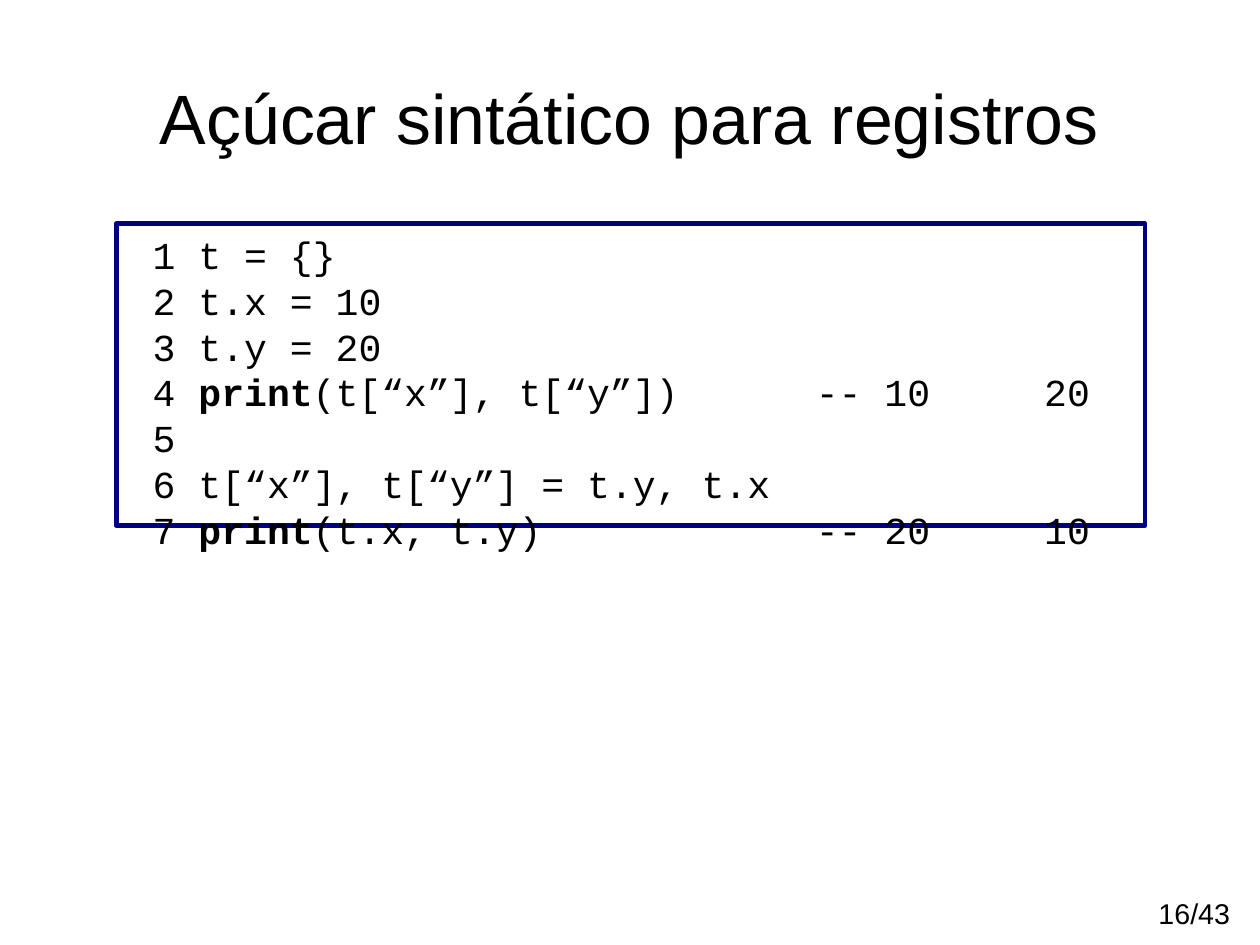
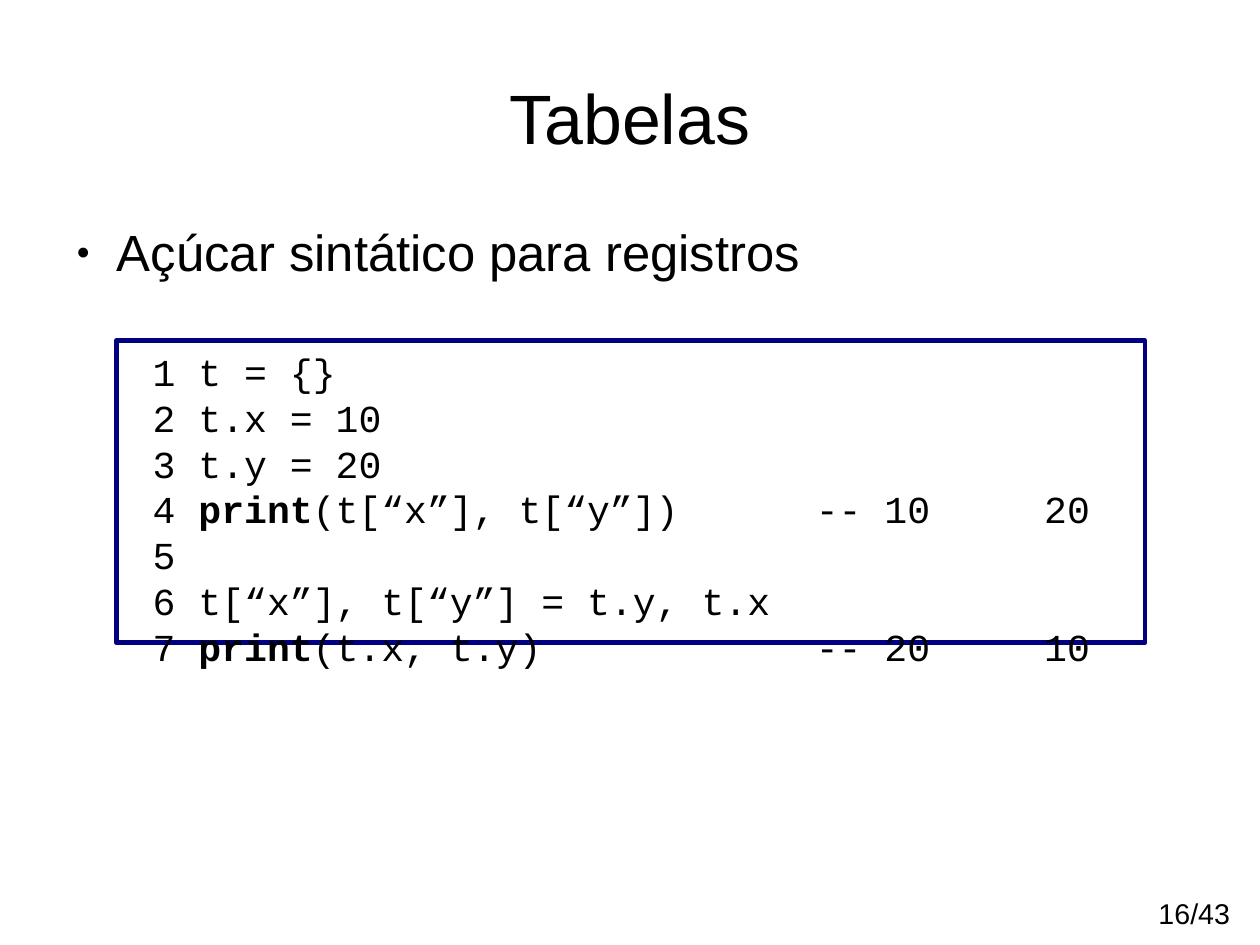
Before and after one commit to andremm/typedlua, a slide deck: slide 16 of doc/slides/sfdcwb2014.odp. Drawn at 1260x945 pixels with LibreOffice and Linux fonts; fonts in the diff are those of the drawing. Boxes give left, top, right and bottom in pixels: in the first picture for what was removed or moved away, otherwise in the second. Text is boxed around its words. In the diff, an @@ line names an element or a change of style, - is before the commit and + after.

```diff
--- a/doc/slides/sfdcwb2014.odp
+++ b/doc/slides/sfdcwb2014.odp
@@ title added at (509, 93, 750, 145), 44 pt, text #000000 @@
+Tabelas
@@ text "Açúcar sintático para registros": place and size @@
-text "Açúcar sintático para registros" at (160, 92, 1099, 157)
+text "Açúcar sintático para registros" at (117, 233, 800, 282)
@@ text "Açúcar sintático para registros" at (117, 233, 800, 282): size 44 to 32 pt; alignment centre to left; bullet none to ●; more space between paragraphs; vertical alignment middle to top @@
@@ rectangle "1 t = {}": place and size @@
-rectangle "1 t = {}" at (117, 224, 1146, 526)
+rectangle "1 t = {}" at (117, 341, 1146, 643)
```
Also in this commit, not shown: 4 other slides changed, 1 slide added, 1 slide removed, 1 other file.
